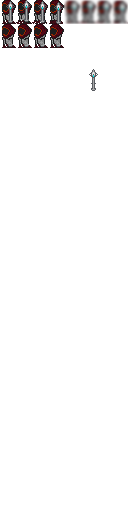
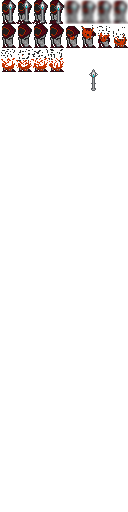
Layer changes from the first 128x512 image to the second:
painted on "Background" over 1, 25, 128, 72
